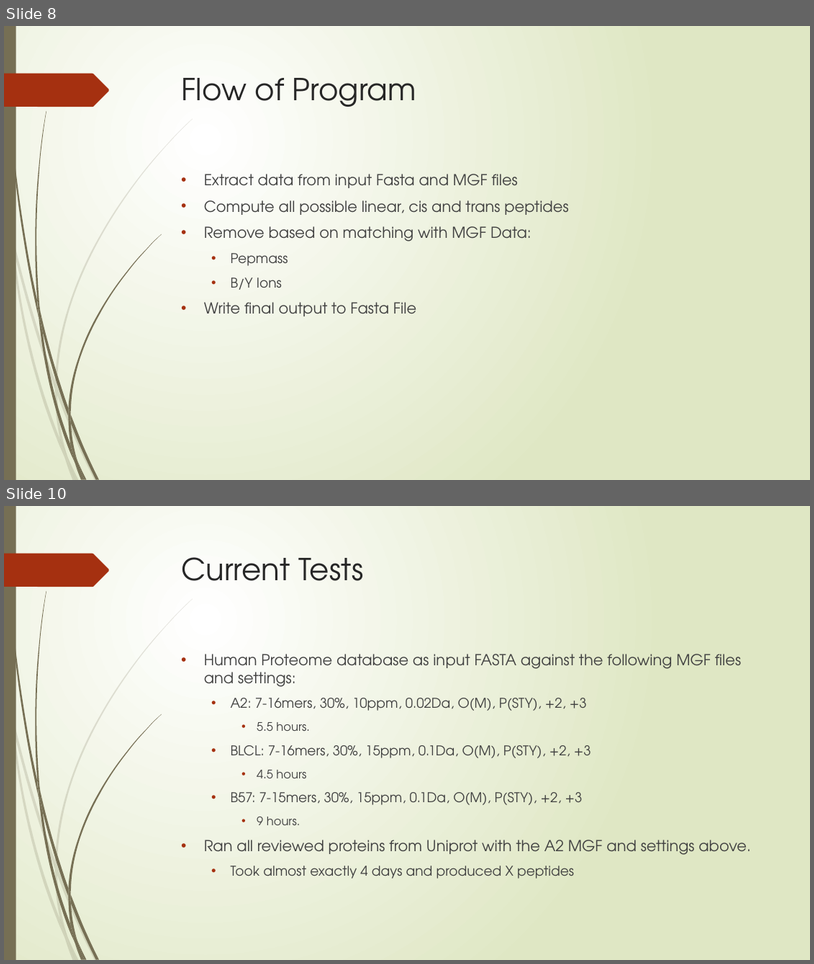
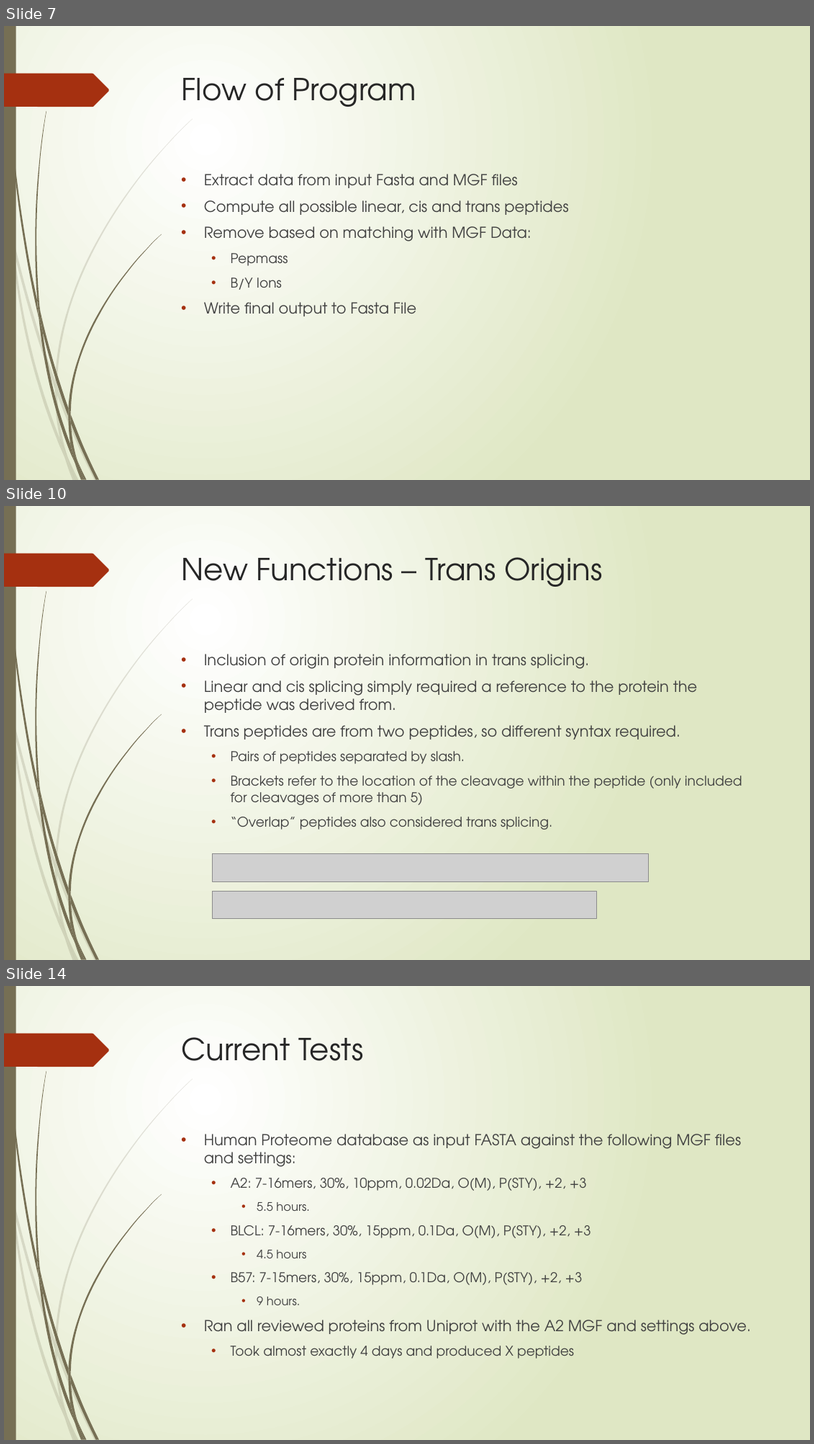
Before and after one commit to nhcha6/MersProject, a slide deck: SecondLabPresentation.pptx. Shown one above the other, each under a label of ours: slides 8 and 10 before the commit, slides 7, 10 and 14 after it; the slides between them are not shown. The pictures are 814x964 and 814x1444 pixels, drawn with LibreOffice and Linux fonts; fonts in the diff are those of the drawing; grey boxes stand for pictures. Boxes give left, top, right and bottom in pixels: in the first picture for what was removed or moved away, otherwise in the second. Text is boxed around its words. In the diff, an @@ line names an element or a change of style, - is before the commit and + after.

```diff
--- a/SecondLabPresentation.pptx
+++ b/SecondLabPresentation.pptx
@@ slide 10 added at <box>4,506,810,960</box>, background gradient #FFFFFF to #DFE8C4; not listed: 24 template elements that a slide beside it also shows @@
@@ title added at <box>182,557,602,587</box>, 36 pt, text #262626 @@
+New Functions – Trans Origins
@@ text added at <box>204,654,743,829</box>, 18 pt, text #404040 @@
+• Inclusion of origin protein information in trans splicing.
+• Linear and cis splicing simply required a reference to the protein the peptide was derived from.
+• Trans peptides are from two peptides, so different syntax required.
+  • Pairs of peptides separated by slash.
+  • Brackets refer to the location of the cleavage within the peptide (only included for cleavages of more than 5)
+  • “Overlap” peptides also considered trans splicing.
@@ picture added at <box>212,853,649,881</box> @@
@@ picture added at <box>212,890,597,919</box> @@
@@ what was slide 8 is now slide 7 @@
@@ what was slide 10 is now slide 14 @@
```
Also in this commit, not shown: 5 slides changed, 9 other slides added, 1 slide removed.
